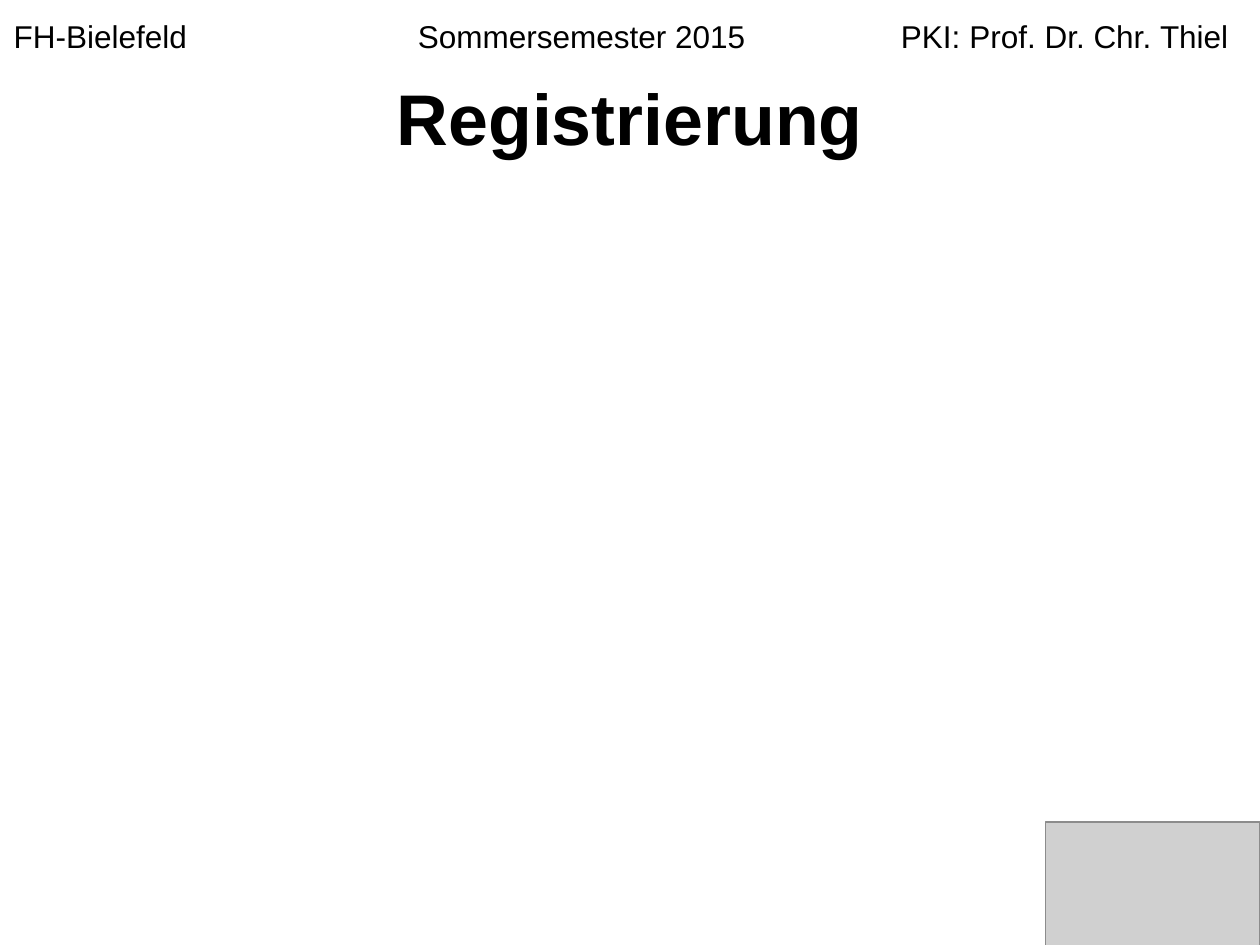
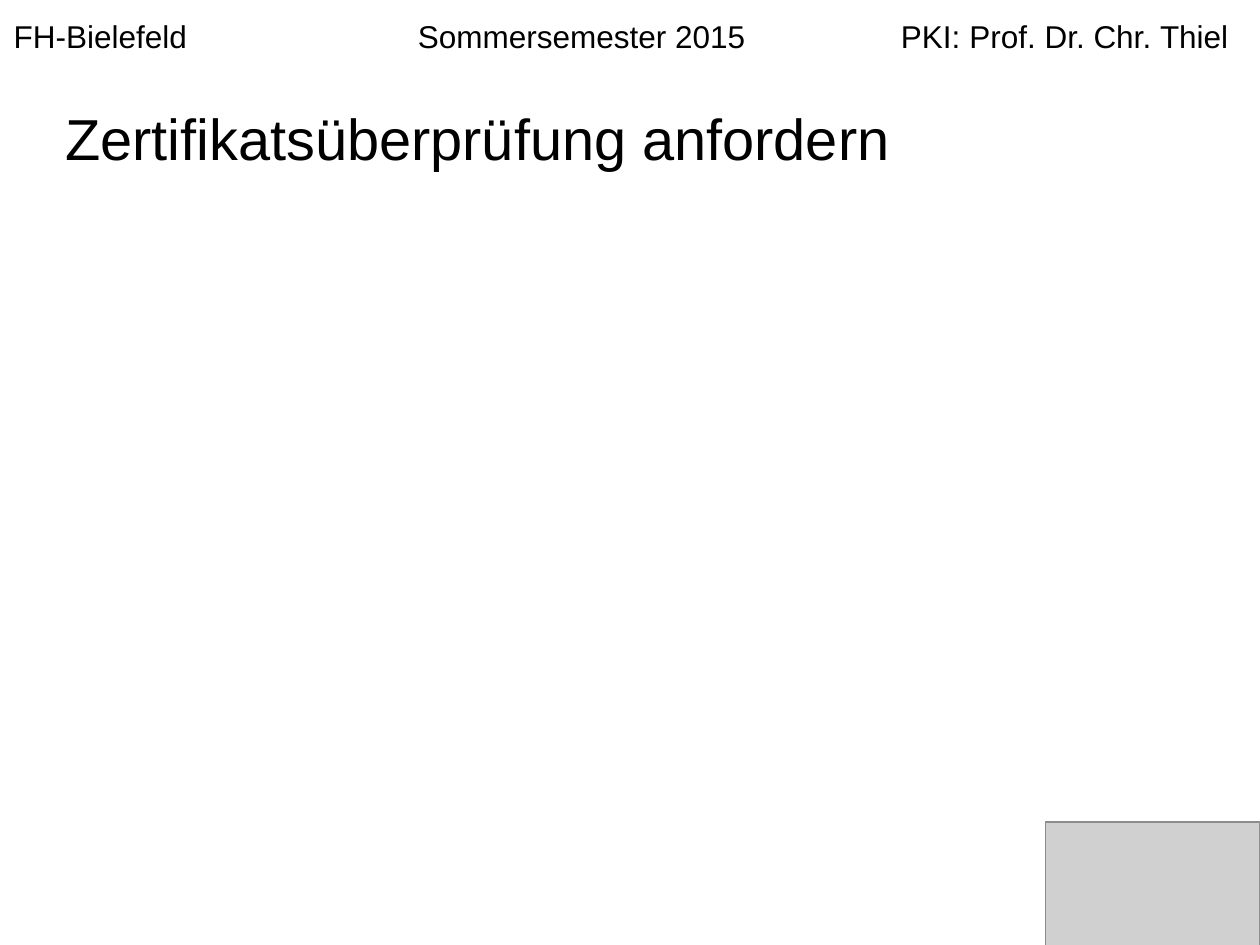
Before and after one commit to langec/pki, a slide deck: slide 11 of Erstellung_einer_PKI.pptx (slide 4 before the commit). Drawn at 1260x945 pixels with LibreOffice and Linux fonts; fonts in the diff are those of the drawing; grey boxes stand for pictures. Boxes give left, top, right and bottom in pixels: in the first picture for what was removed or moved away, otherwise in the second. Text is boxed around its words. In the diff, an @@ line names an element or a change of style, - is before the commit and + after.

```diff
--- a/Erstellung_einer_PKI.pptx
+++ b/Erstellung_einer_PKI.pptx
@@ title at (x1=65, y1=118, x2=889, y2=170): text changed; size 41 to 33 pt; bold off @@
-Registrierung
+Zertifikatsüberprüfung anfordern
```
Also in this commit, not shown: 9 other slides changed, 3 slides added.
